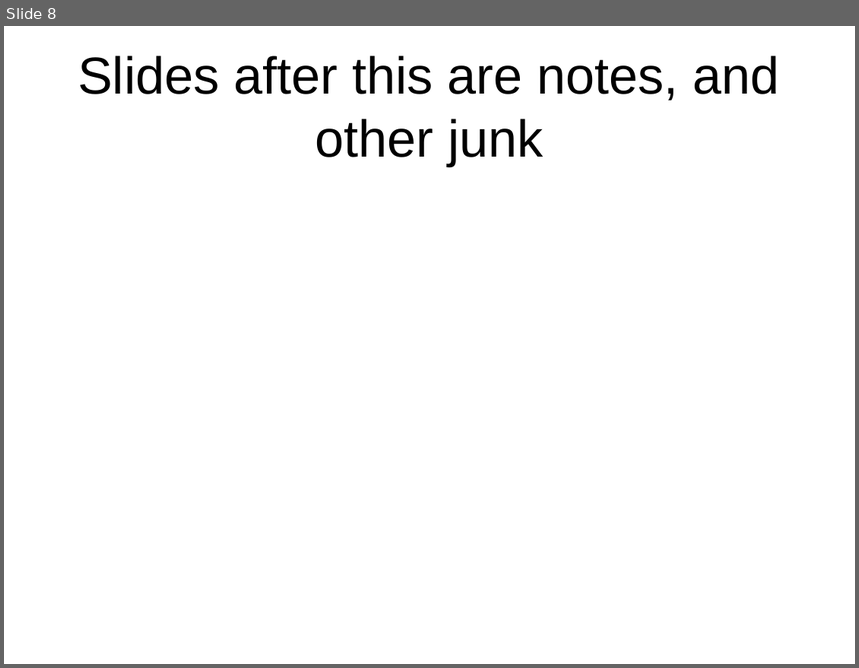
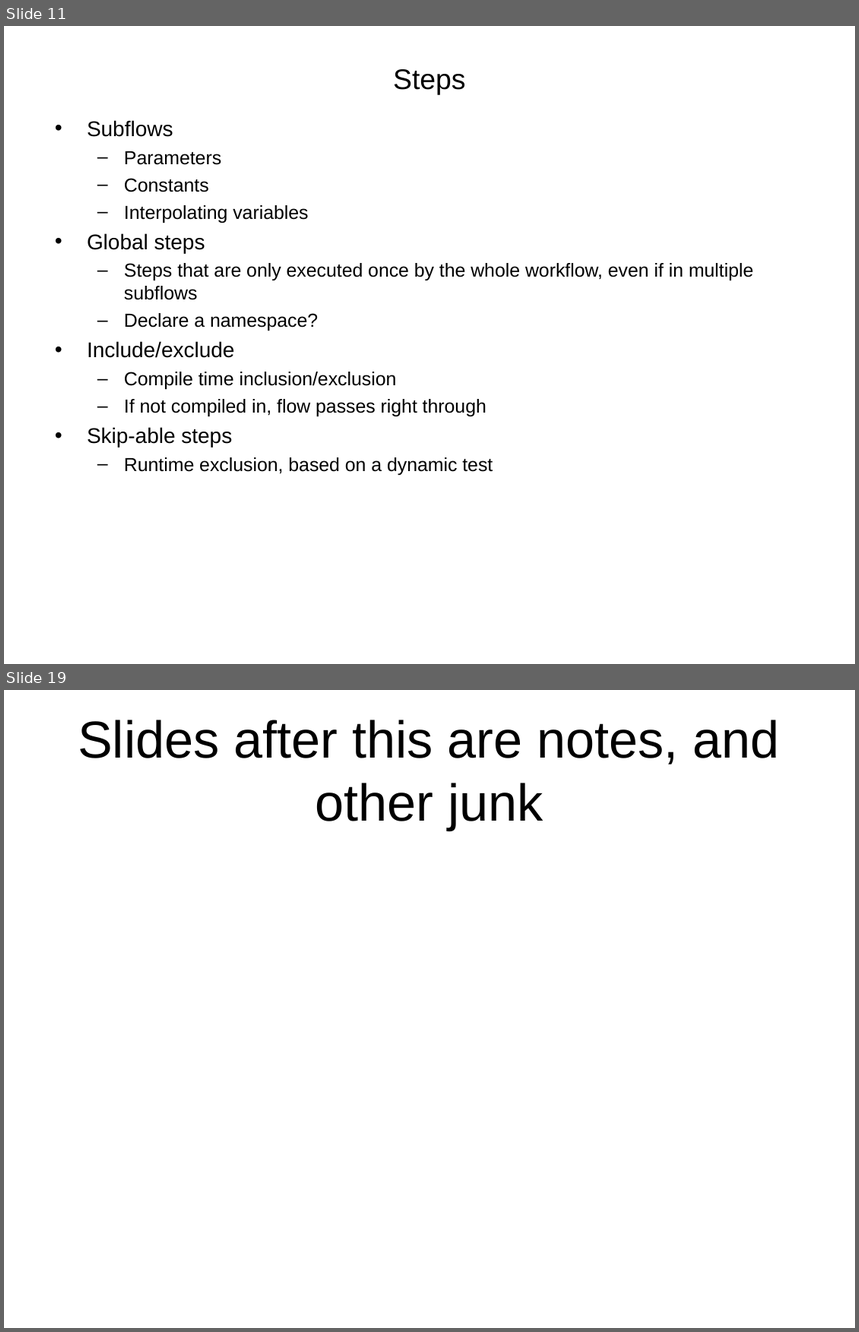
Before and after one commit to VEuPathDB/ApiCommonData, a slide deck: Load/doc/workflow/plasmodb/7.7/ApiWorkFlow.ppt. Shown one above the other, each under a label of ours: slide 8 before the commit, slides 11 and 19 after it; the slides between them are not shown. The pictures are 859x668 and 859x1332 pixels, drawn with LibreOffice and Linux fonts; fonts in the diff are those of the drawing. Boxes give left, top, right and bottom in pixels: in the first picture for what was removed or moved away, otherwise in the second. Text is boxed around its words. In the diff, an @@ line names an element or a change of style, - is before the commit and + after.

```diff
--- a/Load/doc/workflow/plasmodb/7.7/ApiWorkFlow.ppt
+++ b/Load/doc/workflow/plasmodb/7.7/ApiWorkFlow.ppt
@@ slide 11 added at (4,26,855,664), background #FFFFFF @@
@@ title added at (393,69,465,94), 24 pt, text #000000 @@
+Steps
@@ text added at (87,120,753,475), 16 pt, text #000000 @@
+• Subflows
+  – Parameters
+  – Constants
+  – Interpolating variables
+• Global steps
+  – Steps that are only executed once by the whole workflow, even if in multiple subflows
+  – Declare a namespace?
+• Include/exclude
+  – Compile time inclusion/exclusion
+  – If not compiled in, flow passes right through
+• Skip-able steps
+  – Runtime exclusion, based on a dynamic test
@@ what was slide 8 is now slide 19 @@
```
Also in this commit, not shown: 7 slides changed, 10 other slides added, 2 other files.
